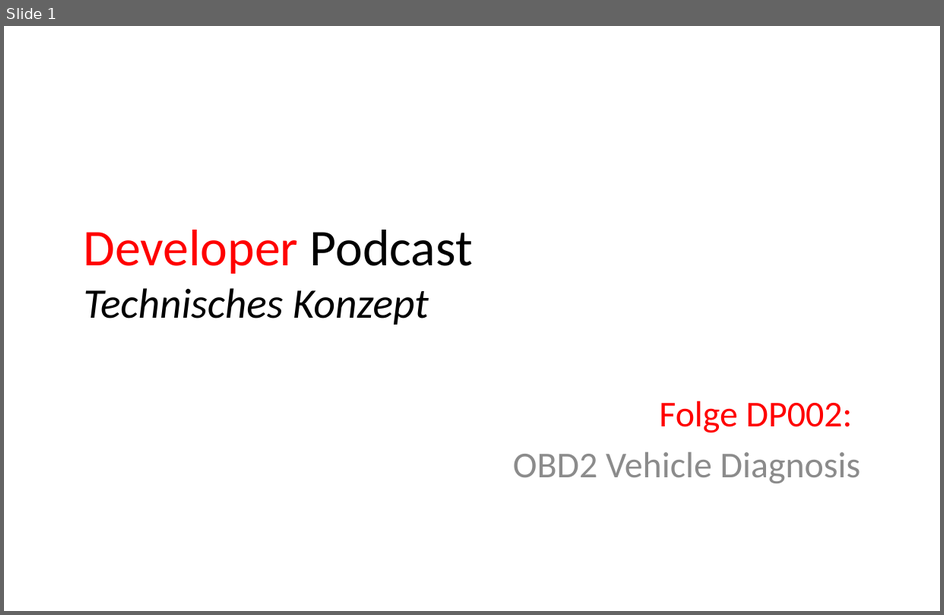
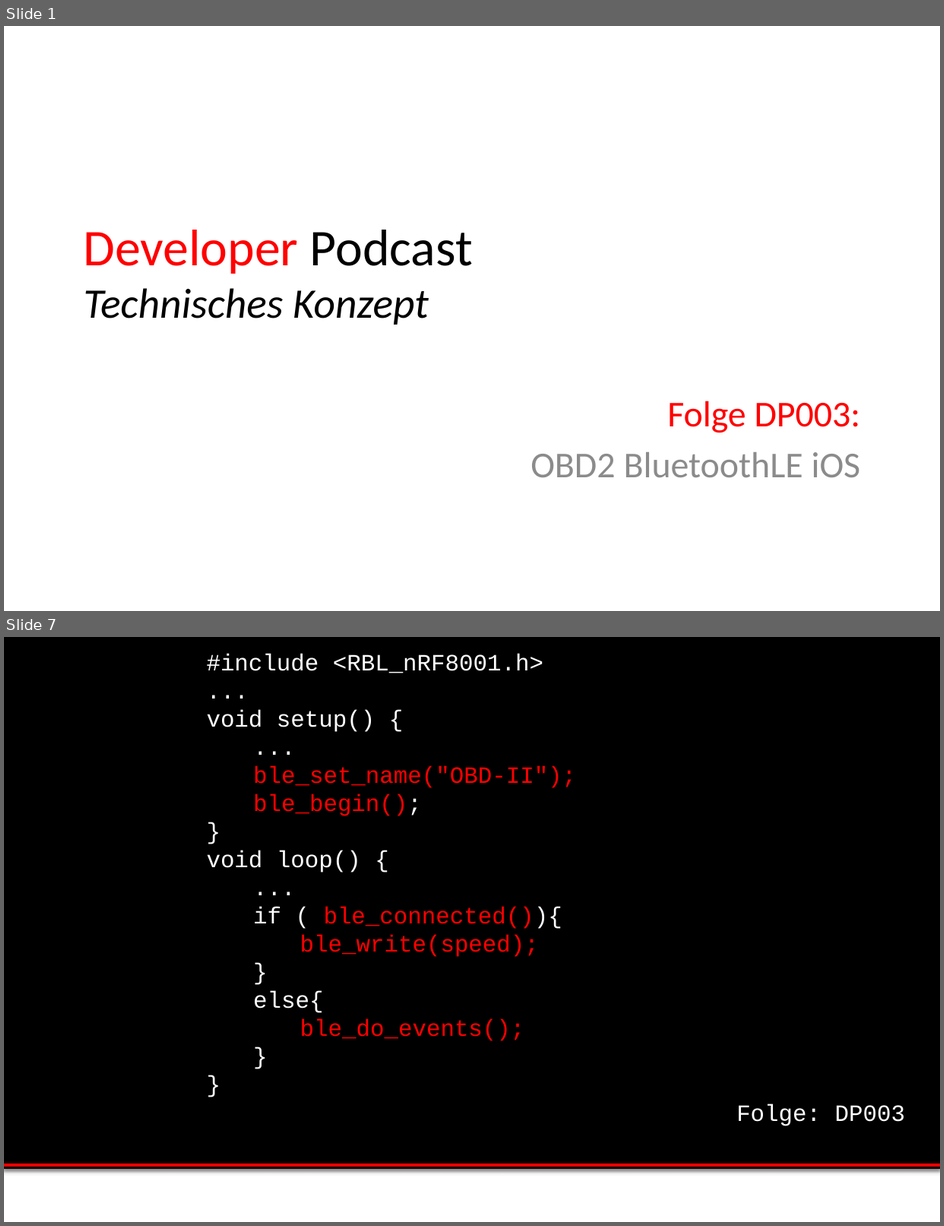
Before and after one commit to msedd/DP003-OBD2_BluetoothLE_iOS, a slide deck: DP003-Technische_Konzept.ppt. Shown one above the other, each under a label of ours: slide 1 before the commit, slides 1 and 7 after it; the slides between them are not shown. The pictures are 944x615 and 944x1226 pixels, drawn with LibreOffice and Linux fonts; fonts in the diff are those of the drawing; background and template pictures are left out. Boxes give left, top, right and bottom in pixels: in the first picture for what was removed or moved away, otherwise in the second. Text is boxed around its words. In the diff, an @@ line names an element or a change of style, - is before the commit and + after.

```diff
--- a/DP003-Technische_Konzept.ppt
+++ b/DP003-Technische_Konzept.ppt
@@ slide 7 added at [4,637,940,1222], background #FFFFFF @@
@@ rectangle added at [4,637,940,1169], fill #000000, outline #000000 0.75 pt @@
@@ text added at [207,654,576,1041], 18 pt, text #FF0000 @@
+#include <RBL_nRF8001.h>
+...
+void setup() {
+...
+ble_set_name("OBD-II");
+ble_begin();
+}
+void loop() {
+...
+if ( ble_connected()){
+ble_write(speed);
+}
+else{
+ble_do_events();
+}
+}
@@ text added at [737,1104,905,1126], 18 pt, text #FFFFFF @@
+Folge: DP003
@@ line added from (4, 1165) to (940, 1165), #FF0000 2 pt @@
@@ slide 1 changed as well @@
@@ subtitle at [531,401,861,477]: text changed @@
-Folge DP002:
-OBD2 Vehicle Diagnosis
+Folge DP003:
+OBD2 BluetoothLE iOS
```
Also in this commit, not shown: 9 other slides added, 9 slides removed, 10 other files.
